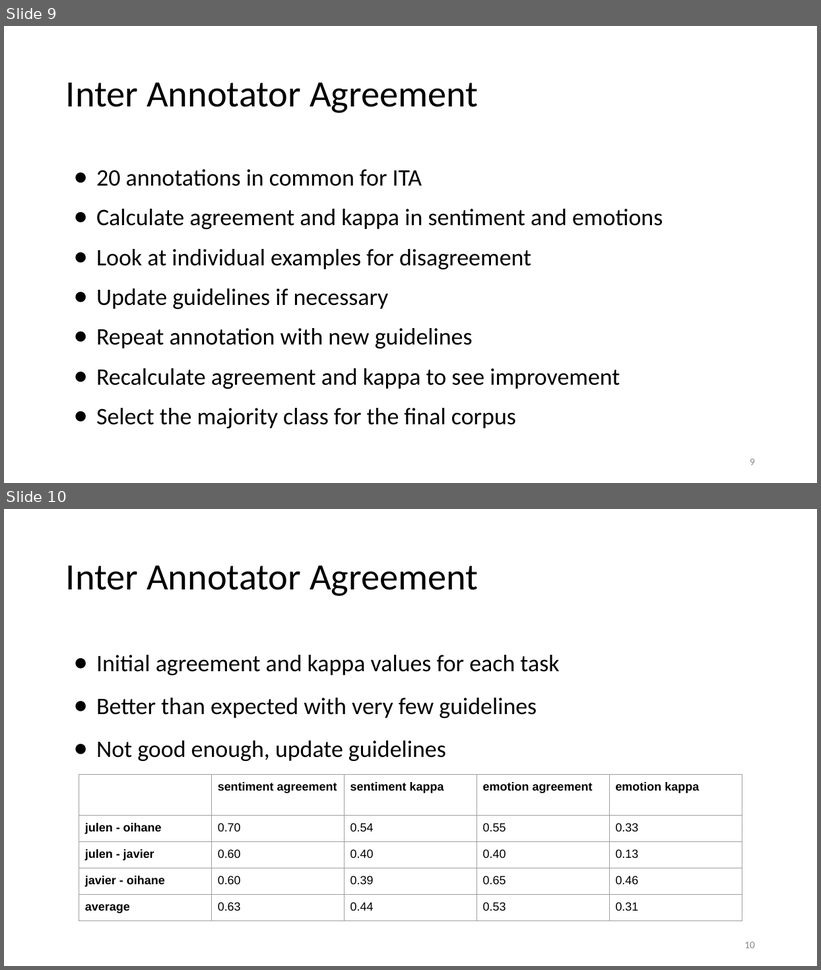
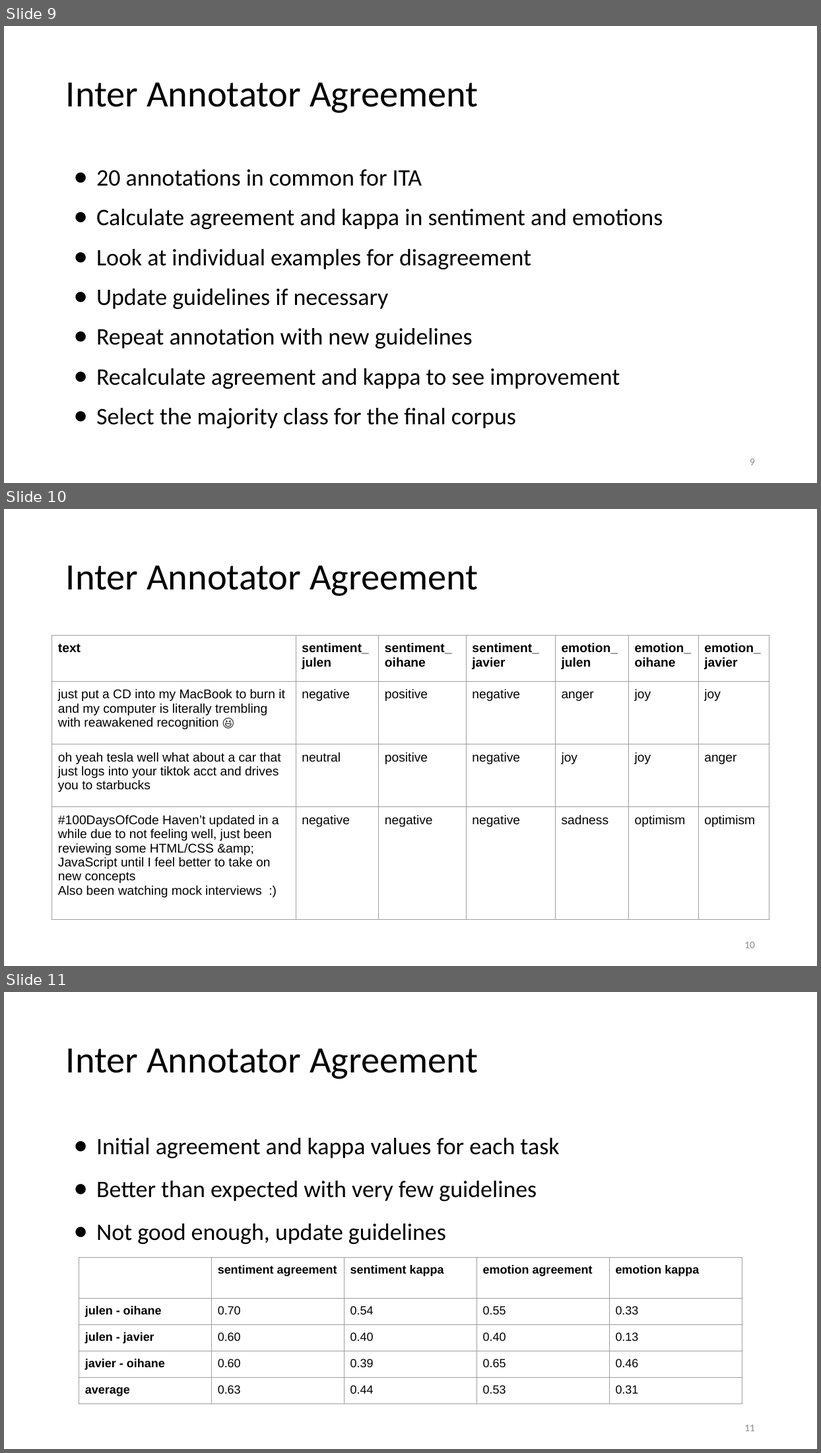
Before and after one commit to juletx/twitter-sentiment-emotion, a slide deck: slides/twitter_sentiment_emotion.pptx. Shown one above the other, each under a label of ours: slides 9 and 10 before the commit, slides 9, 10 and 11 after it. The pictures are 821x970 and 821x1453 pixels, drawn with LibreOffice and Linux fonts; fonts in the diff are those of the drawing. Boxes give left, top, right and bottom in pixels: in the first picture for what was removed or moved away, otherwise in the second. Text is boxed around its words. In the diff, an @@ line names an element or a change of style, - is before the commit and + after.

```diff
--- a/slides/twitter_sentiment_emotion.pptx
+++ b/slides/twitter_sentiment_emotion.pptx
@@ slide 10 added at (x1=4, y1=509, x2=817, y2=966), background #FFFFFF @@
@@ title added at (x1=66, y1=565, x2=478, y2=596), 44 pt, text #000000 @@
+Inter Annotator Agreement
@@ table added at (x1=52, y1=635, x2=769, y2=900), 4 rows, 7 columns @@
+text | sentiment_ / julen | sentiment_ / oihane | sentiment_ / javier | emotion_ / julen | emotion_oihane | emotion_javier
+just put a CD into my MacBook to burn it and my computer is literally trembling with reawakened recognition 😆 | negative | positive | negative | anger | joy | joy
+oh yeah tesla well what about a car that just logs into your tiktok acct and drives you to starbucks | neutral | positive | negative | joy | joy | anger
+#100DaysOfCode Haven’t updated in a while due to not feeling well, just been reviewing some HTML/CSS &amp; JavaScript until I feel better to take on new concepts / Also been watching mock interviews :) | negative | negative | negative | sadness | optimism | optimism
@@ page number added at (x1=745, y1=942, x2=755, y2=949), 12 pt, text #888888 @@
+10
@@ what was slide 10 is now slide 11 @@
@@ page number at (x1=745, y1=1425, x2=755, y2=1432): text changed @@
-10
+11
```
Also in this commit, not shown: 2 slides changed, 1 other slide added, 1 other file.
